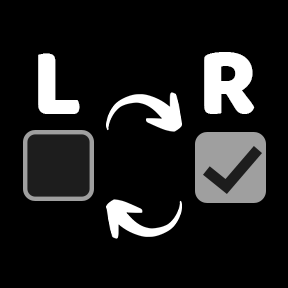
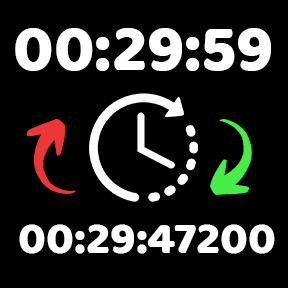
Layers edited between the first and the second 288px x 288px image:
added layer "00:29:47200" above "00:29:59" over <box>19,224,275,254</box>
added layer "00:29:59" above "time-left" over <box>15,28,271,71</box>
added layer "time-left" above "hand-drawn-arrow-black-arrows-handdrawn-free-png copy 2" over <box>89,93,198,202</box>
added layer "hand-drawn-arrow-black-arrows-handdrawn-free-png copy 2" above "hand-drawn-arrow-black-arrows-handdrawn-free-png copy" over <box>26,118,76,195</box>
added layer "hand-drawn-arrow-black-arrows-handdrawn-free-png copy" (1st of 2) above "swap channels" over <box>210,119,253,196</box>
hid group "swap channels" (7 layers) over <box>23,52,266,239</box>
